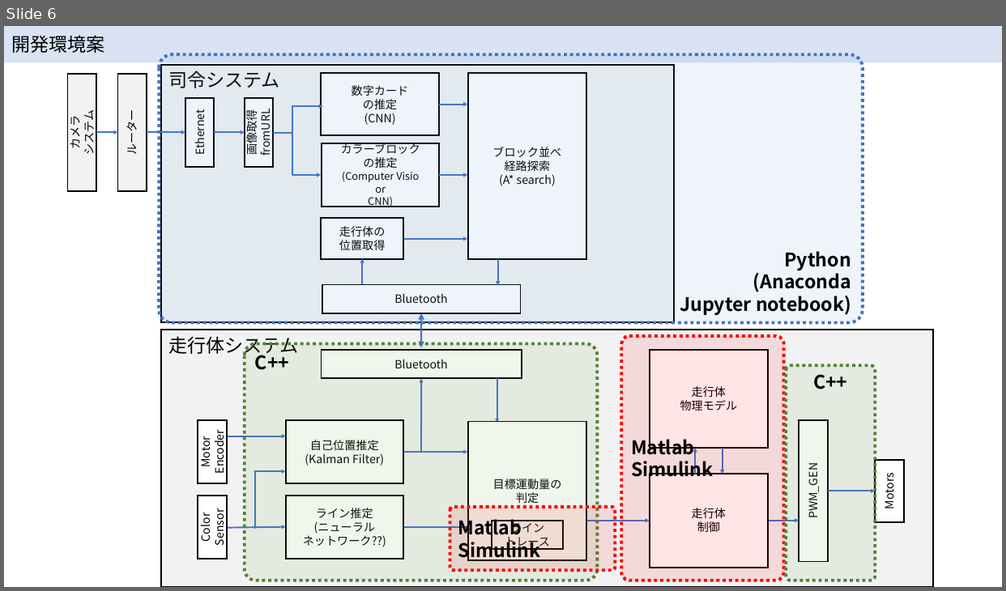
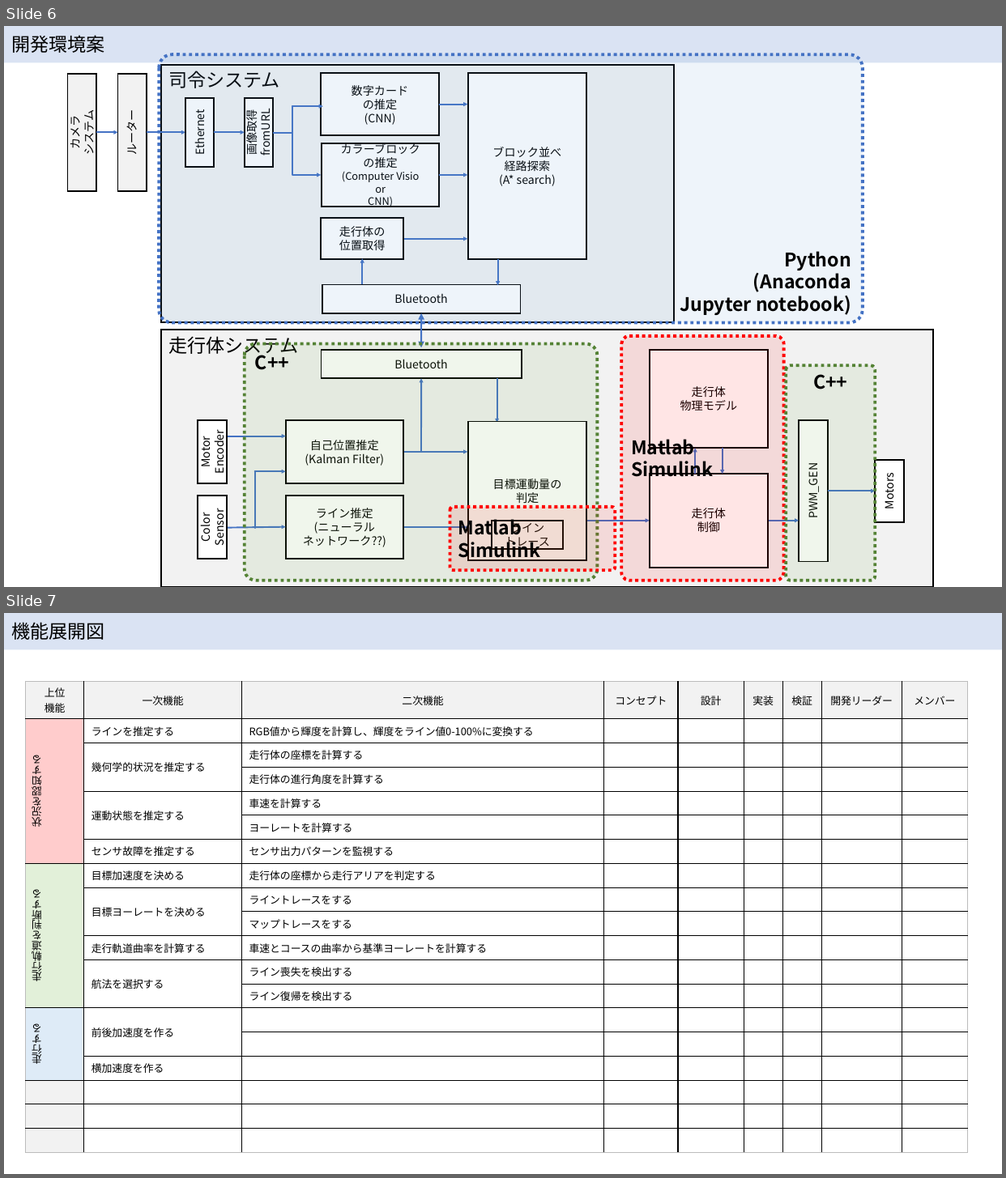
Before and after one commit to McRobo2019/ET_Robo_2019, a slide deck: Documents/hirojiren_設計ノート.pptx. Shown one above the other, each under a label of ours: slide 6 before the commit, slides 6 and 7 after it. The pictures are 1006x591 and 1006x1178 pixels, drawn with LibreOffice and Linux fonts; fonts in the diff are those of the drawing. Boxes give left, top, right and bottom in pixels: in the first picture for what was removed or moved away, otherwise in the second. Text is boxed around its words. In the diff, an @@ line names an element or a change of style, - is before the commit and + after.

Commit message:
KP-135 機能展開図の作成

```diff
--- a/Documents/hirojiren_設計ノート.pptx
+++ b/Documents/hirojiren_設計ノート.pptx
@@ slide 7 added at [4, 613, 1002, 1174], background #FFFFFF @@
@@ rectangle added at [4, 613, 1002, 649], fill #DAE3F3, 18 pt, text #000000 @@
+機能展開図
@@ table added at [26, 682, 968, 1096], 19 rows, 9 columns @@
+上位 / 機能 | 一次機能 | 二次機能 | コンセプト | 設計 | 実装 | 検証 | 開発リーダー | メンバー
+状況を認知する | ラインを推定する | RGB値から輝度を計算し、輝度をライン値0-100%に変換する |  |  |  |  |  | 
+ | 幾何学的状況を推定する | 走行体の座標を計算する |  |  |  |  |  | 
+ |  | 走行体の進行角度を計算する |  |  |  |  |  | 
+ | 運動状態を推定する | 車速を計算する |  |  |  |  |  | 
+ |  | ヨーレートを計算する |  |  |  |  |  | 
+ | センサ故障を推定する | センサ出力パターンを監視する |  |  |  |  |  | 
+走行軌道を判断する | 目標加速度を決める | 走行体の座標から走行アリアを判定する |  |  |  |  |  | 
+ | 目標ヨーレートを決める | ライントレースをする |  |  |  |  |  | 
+ |  | マップトレースをする |  |  |  |  |  | 
+ | 走行軌道曲率を計算する | 車速とコースの曲率から基準ヨーレートを計算する |  |  |  |  |  | 
+ | 航法を選択する | ライン喪失を検出する |  |  |  |  |  | 
+ |  | ライン復帰を検出する |  |  |  |  |  | 
+走行する | 前後加速度を作る |  |  |  |  |  |  | 
+ |  |  |  |  |  |  |  | 
+ | 横加速度を作る |  |  |  |  |  |  | 
+ |  |  |  |  |  |  |  | 
+ |  |  |  |  |  |  |  | 
+ |  |  |  |  |  |  |  | 
```
